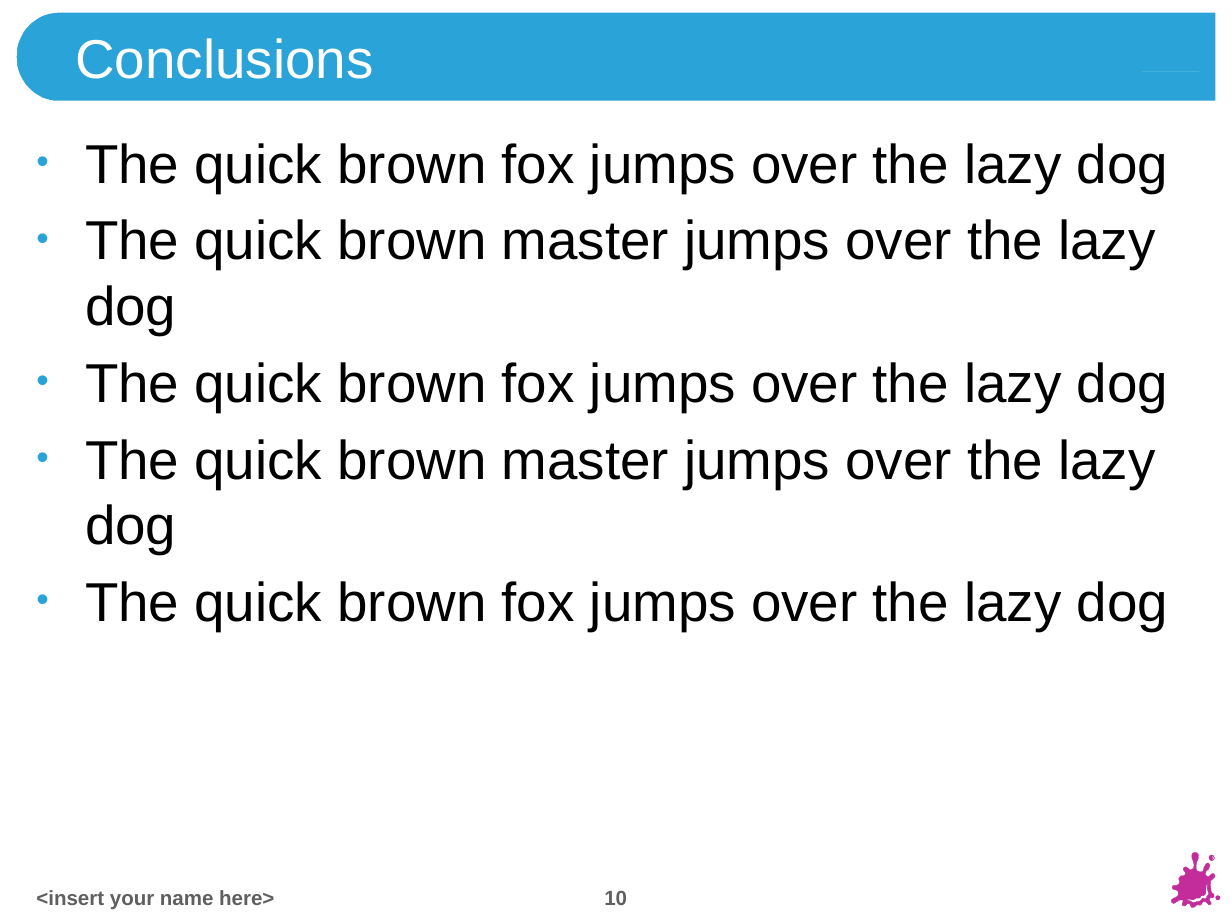
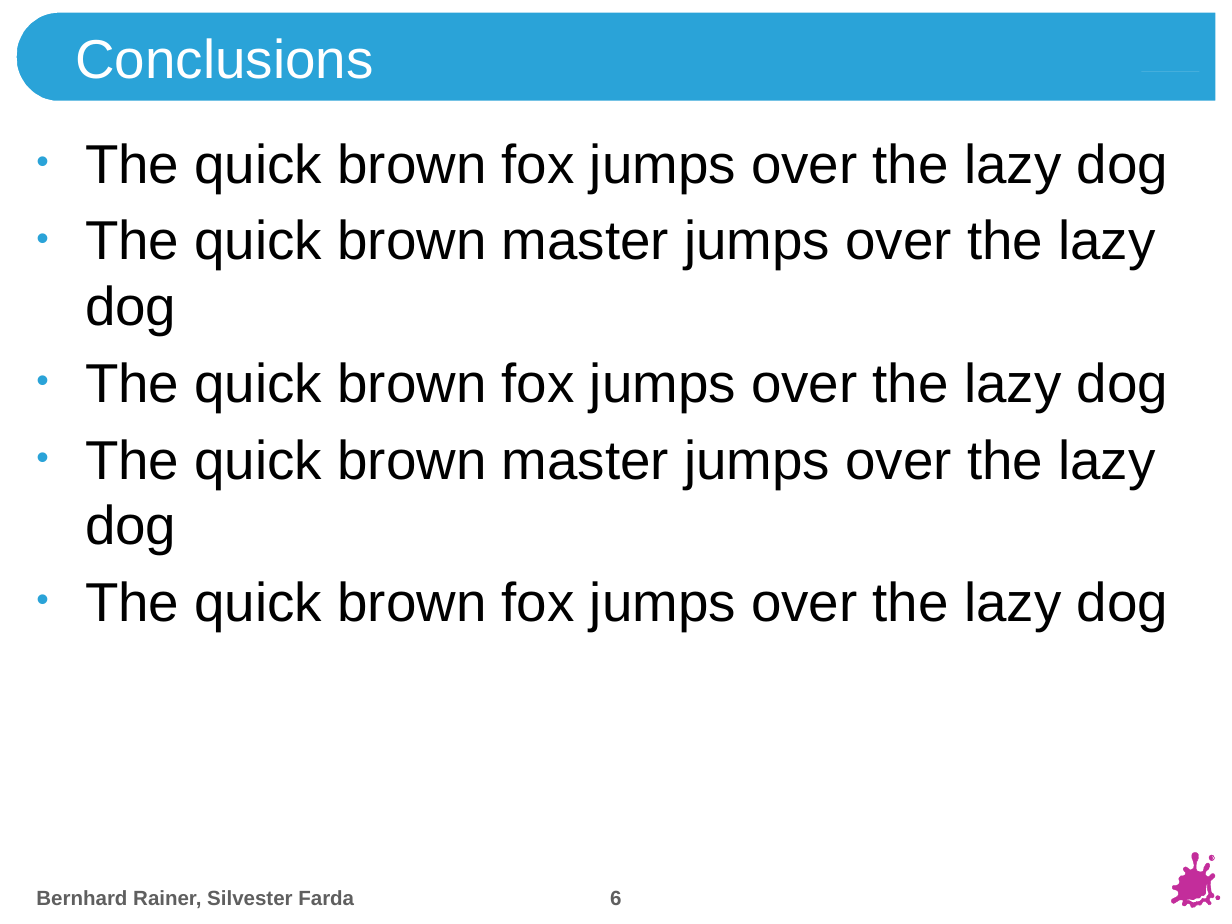
Before and after one commit to JimmyLaessig/Seminar_aus_Computergraphik, a slide deck: slide 6 of Presentation/presentation.pptx (slide 10 before the commit). Drawn at 1232x924 pixels with LibreOffice and Linux fonts; fonts in the diff are those of the drawing; background and template pictures are left out. Boxes give left, top, right and bottom in pixels: in the first picture for what was removed or moved away, otherwise in the second. Text is boxed around its words. In the diff, an @@ line names an element or a change of style, - is before the commit and + after.

```diff
--- a/Presentation/presentation.pptx
+++ b/Presentation/presentation.pptx
@@ text at (36, 890, 354, 908): text changed @@
-<insert your name here>
+Bernhard Rainer, Silvester Farda
@@ page number at (610, 891, 621, 905): text changed @@
-10
+6
```
Also in this commit, not shown: 5 other slides changed, 1 slide added, 4 slides removed, 1 other file.
